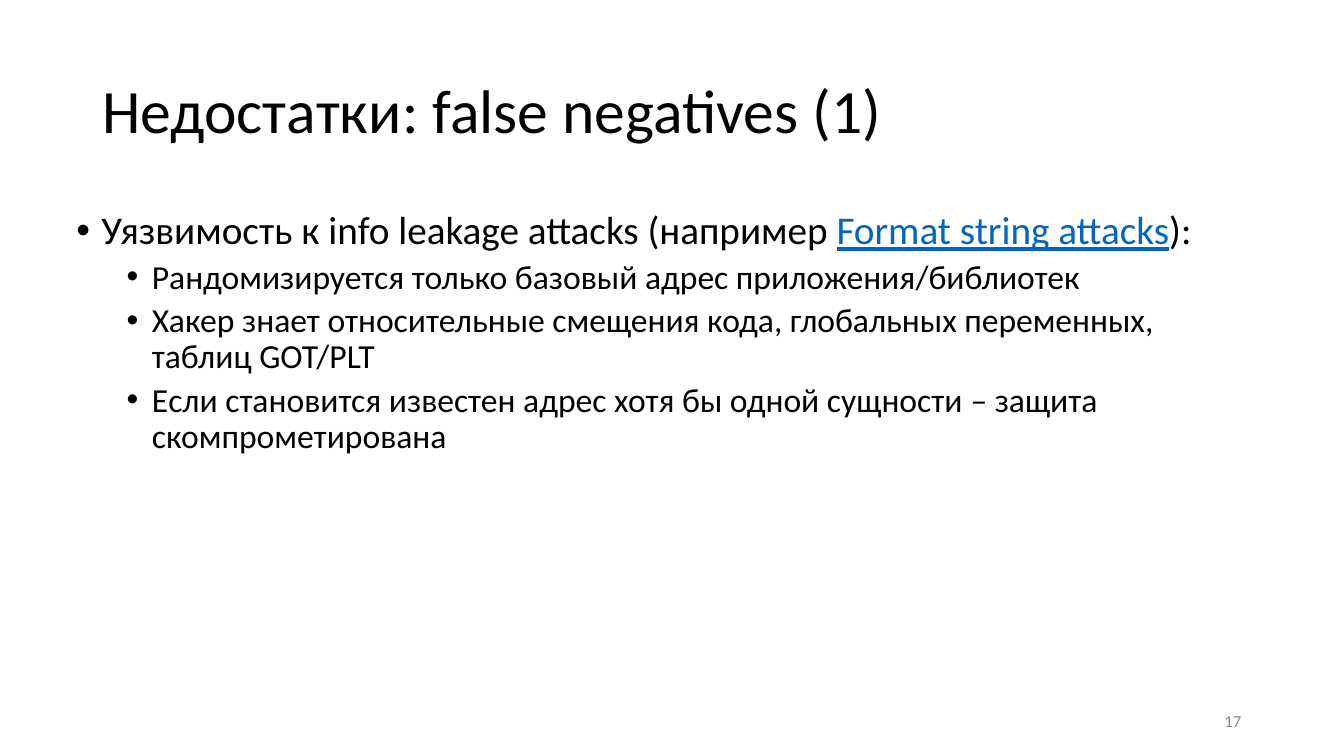
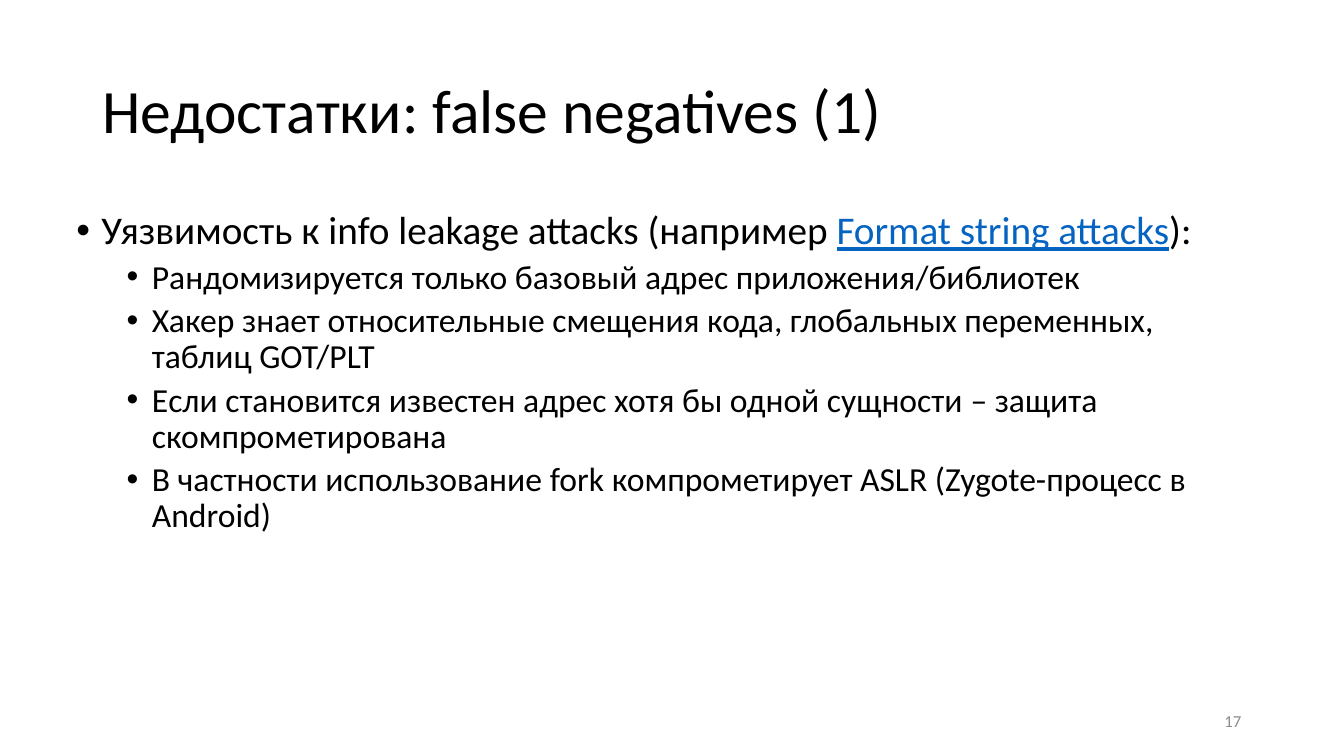
Before and after one commit to yugr/slides, a slide deck: slide 17 of CppZeroCost/2025/RU.pptx. Drawn at 1344x756 pixels with LibreOffice and Linux fonts; fonts in the diff are those of the drawing. Boxes give left, top, right and bottom in pixels: in the first picture for what was removed or moved away, otherwise in the second. Text is boxed around its words. In the diff, an @@ line names an element or a change of style, - is before the commit and + after.

```diff
--- a/CppZeroCost/2025/RU.pptx
+++ b/CppZeroCost/2025/RU.pptx
@@ text at <box>152,466,1186,532</box>: paragraph added @@
+  • В частности использование fork компрометирует ASLR (Zygote-процесс в Android)
```
Also in this commit, not shown: 6 other slides changed, 2 other files.
